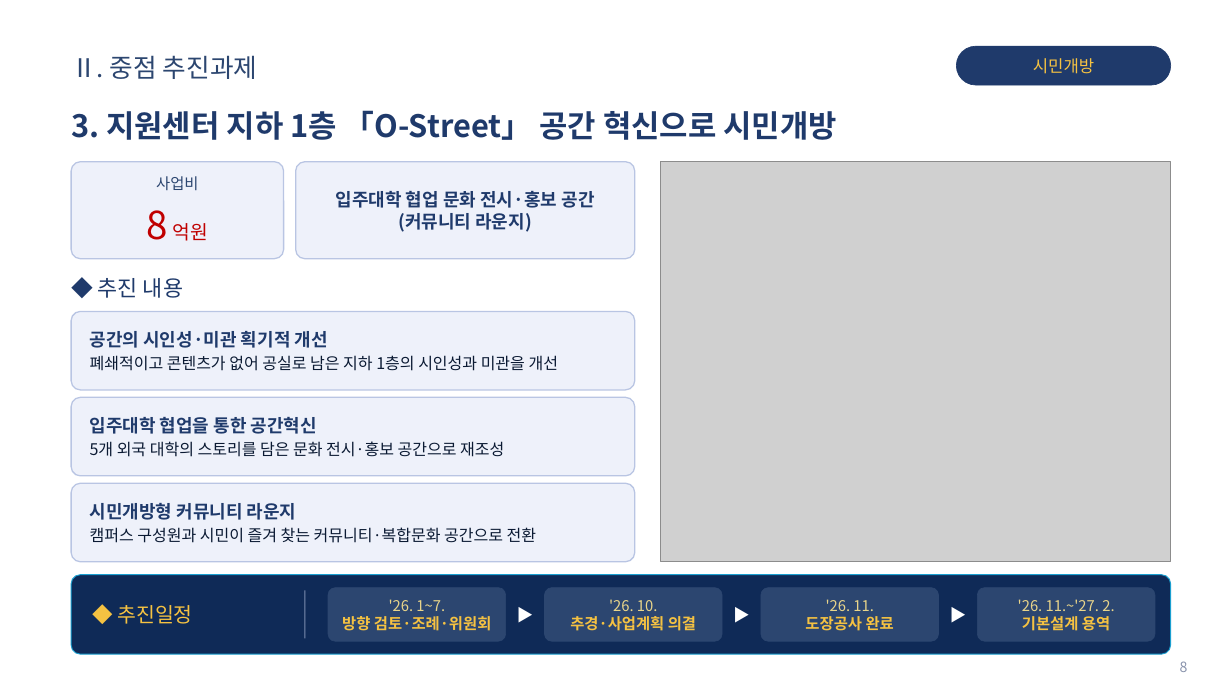
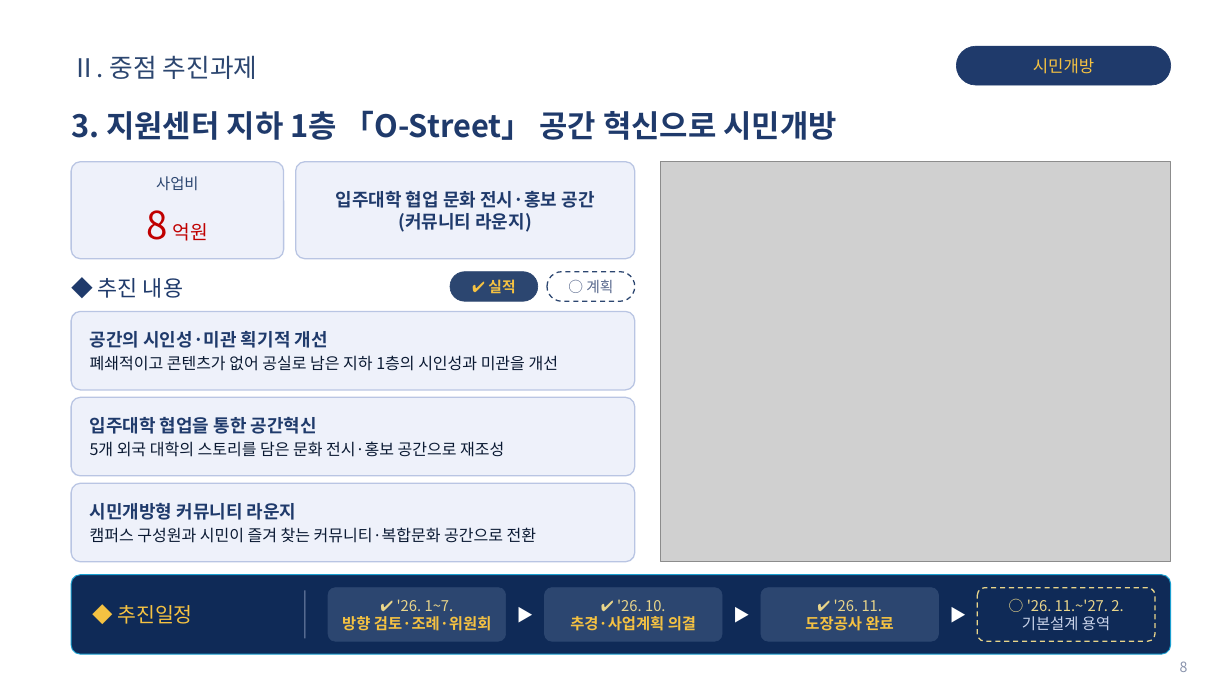
Before and after one commit to teahyunkim70-bot/my-project, a slide deck: slide 8 of Vision2030_Roadmap_발표자료.pptx. Drawn at 1232x693 pixels with LibreOffice and Linux fonts; fonts in the diff are those of the drawing; grey boxes stand for pictures; background and template pictures are left out. Boxes give left, top, right and bottom in pixels: in the first picture for what was removed or moved away, otherwise in the second. Text is boxed around its words. In the diff, an @@ line names an element or a change of style, - is before the commit and + after.

```diff
--- a/Vision2030_Roadmap_발표자료.pptx
+++ b/Vision2030_Roadmap_발표자료.pptx
@@ rounded rectangle added at (450, 272, 538, 301), fill #2C4670, outline #2C4670 0.5 pt @@
@@ text added at (488, 279, 515, 294), 11.5 pt, text #F5C242, bold @@
+✔ 실적
@@ rounded rectangle added at (547, 272, 635, 301), fill #FFFFFF, outline #2C4670 1 pt dashed @@
@@ text added at (586, 280, 613, 293), 11.5 pt, text #5A6A8E @@
+○ 계획
@@ text at (397, 599, 454, 611): text changed @@
-'26. 1~7.
+✔ '26. 1~7.
@@ text at (617, 599, 666, 611): text changed @@
-'26. 10.
+✔ '26. 10.
@@ text at (834, 599, 883, 611): text changed @@
-'26. 11.
+✔ '26. 11.
@@ rounded rectangle at (978, 588, 1155, 641): fill #2C4670 to #0F2A57; outline #2C4670 0.5 pt to #E9D58A 1 pt dashed @@
@@ text at (1027, 599, 1123, 611): text changed @@
-'26. 11.~'27. 2.
+○ '26. 11.~'27. 2.
@@ text at (1022, 616, 1110, 630): text colour #F5C242 to #C9D3EA, bold off in "기본설계 용역" @@
```
Also in this commit, not shown: 7 other slides changed.
